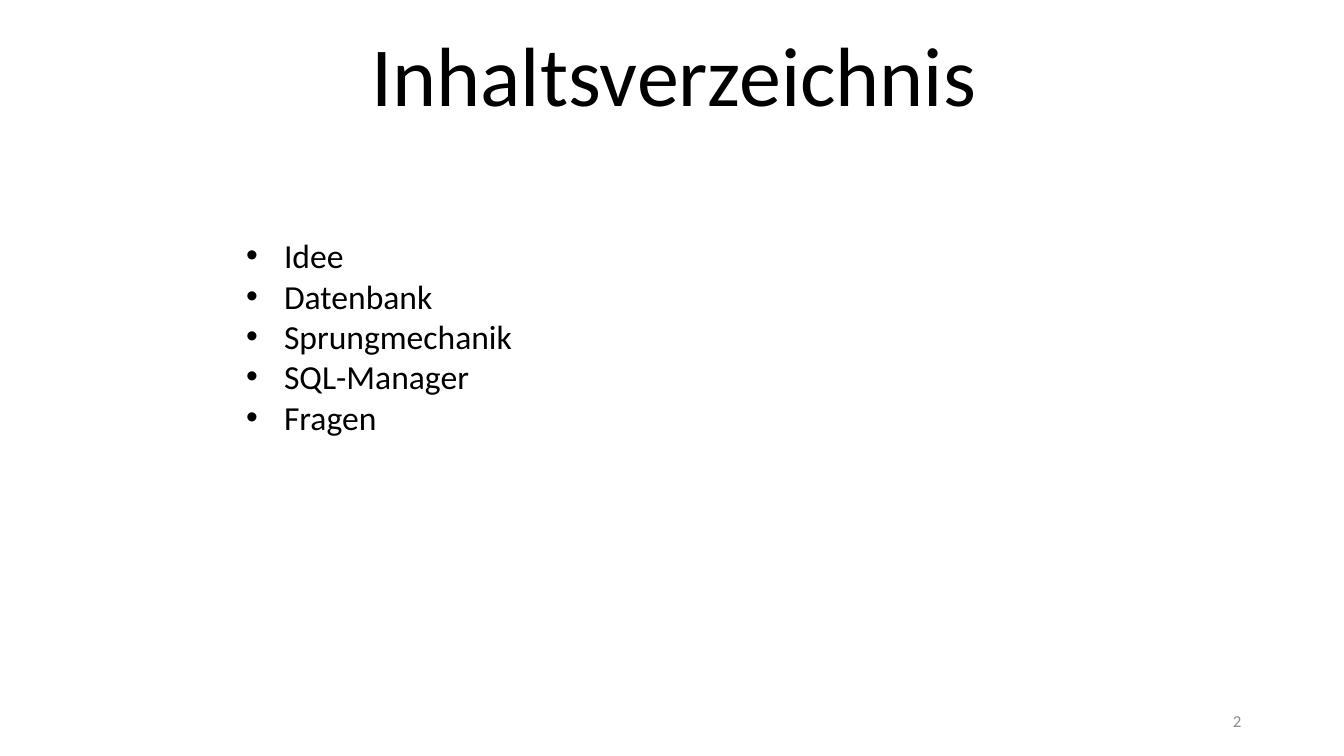
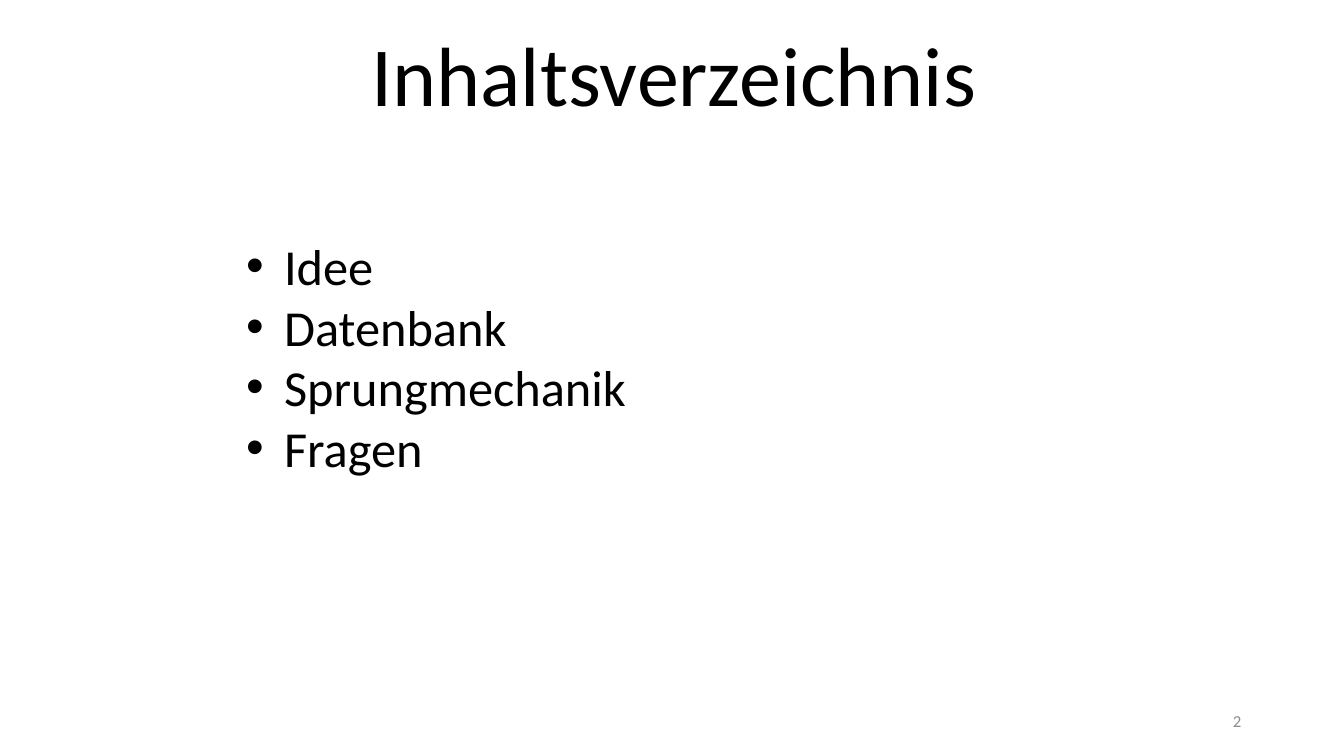
Before and after one commit to TobiasDrees/TrexSideScroller, a slide deck: slide 2 of Präsentation/Sidescroller.pptx. Drawn at 1344x756 pixels with LibreOffice and Linux fonts; fonts in the diff are those of the drawing; background and template pictures are left out. Boxes give left, top, right and bottom in pixels: in the first picture for what was removed or moved away, otherwise in the second. Text is boxed around its words. In the diff, an @@ line names an element or a change of style, - is before the commit and + after.

```diff
--- a/Präsentation/Sidescroller.pptx
+++ b/Präsentation/Sidescroller.pptx
@@ text "Idee" at bbox=[284, 250, 626, 476]: size 24 to 36 pt @@
@@ text at bbox=[284, 367, 469, 395]: paragraph removed @@
-• SQL-Manager
```
Also in this commit, not shown: 3 slides added, 1 slide removed.
